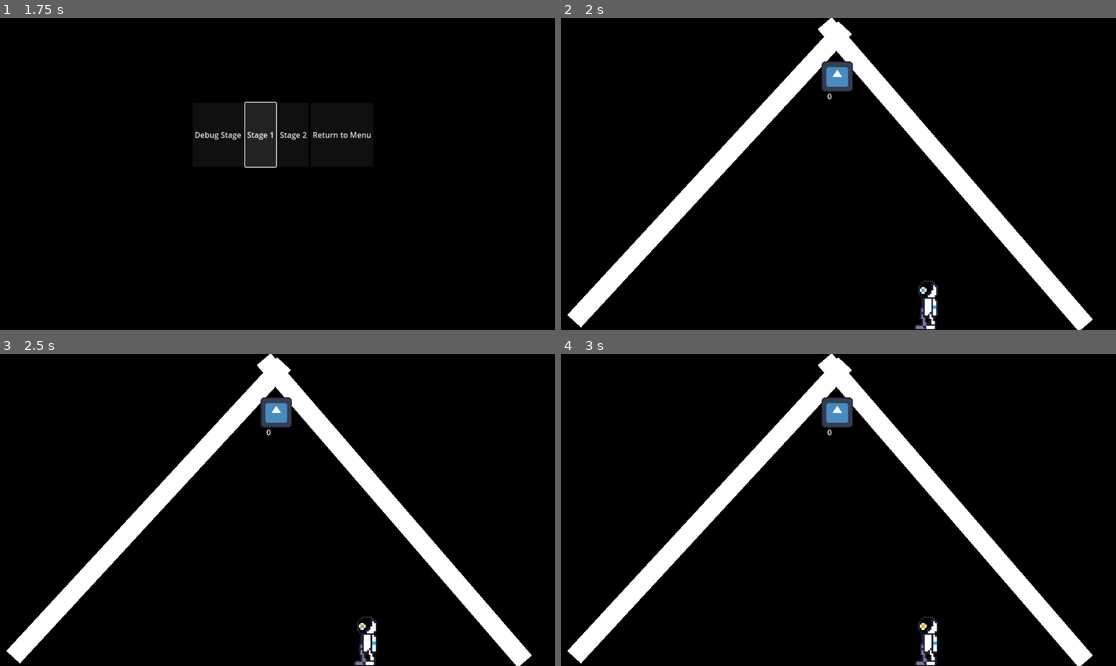
Above: before the commit, frames 1-4 (two rows, left to right).
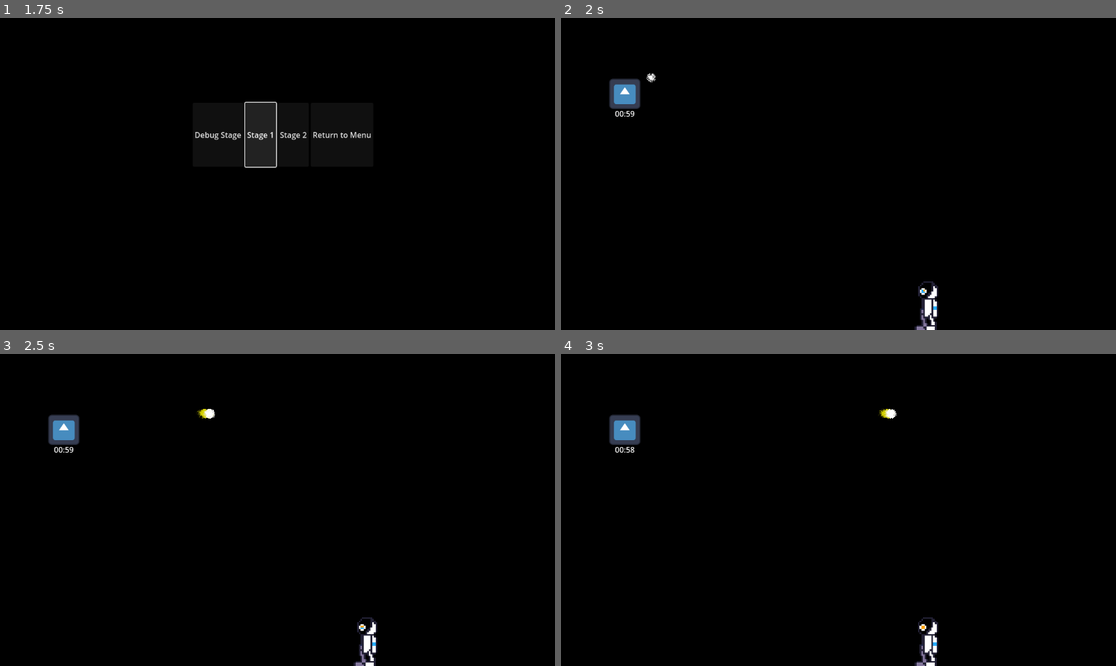
Above: after the commit, the same moments.

Repository: VincentVanJoey/SpringJam2025
Game: Godot game, scene res://Menu Scenes/Menu.tscn
Same seed, same stepped clock (60 frames per second), same inputs: the game is played once before the commit and once after it. The engine's default icon, where the game draws it, is replaced by a stand-in: a white triangle on a blue panel in a dark square.
Inputs:
- Up to frame 1 (1.75 s): click "Start" at 0.5 s; click "Stage 1" at 1.25 s
- Up to frame 2 (2 s): no input
- Up to frame 3 (2.5 s): hold Up (ui_up) from 2.03 s (still down)
- Up to frame 4 (3 s): keep holding Up (ui_up)

Frame 1 is identical in both runs. In frame 2, 9.9% of the frame differs, in the area x 1-96%, y 0-100%; in frame 3, 9.9%; in frame 4, 9.9%.

Commit message:
timer fixes

Diff:
--- a/ricochet/Character/drone.gd
+++ b/ricochet/Character/drone.gd
@@ -8,10 +8,20 @@
 
 const SPEED = 500.0
 
-var parent = get_parent()
+var parent = null
 
 func _ready():
+	parent = get_node("..")
 	configure_level_type()
+
+# Called every frame. 'delta' is the elapsed time since the previous frame.
+func _process(_delta: float) -> void:
+	timer_label.text = format_time(level_timer.time_left)
+
+	if level_timer.time_left == 0:
+		print("over")
+
+	pass
 
 func configure_level_type():
 
@@ -24,9 +34,9 @@
 	if parent:
 		match parent.name:  # Assuming parent node names represent different levels
 			"Level1":
-				level_timer.wait_time = 60000
+				level_timer.wait_time = 60
 				level_timer.start()
-				fire_projectile(Vector2.DOWN)
+				fire_projectile(position)
 				pass
 			"Level2":
 				pass
@@ -38,19 +48,14 @@
 		print("We fucked up somewhere")
 
 # Function to instantiate and fire a projectile
-func fire_projectile(direction: Vector2):
+func fire_projectile(bul_position: Vector2):
 	if bullet_scene:
 		var projectile := bullet_scene.instantiate()
-		projectile.position = position  # Start at the turret's position
-		#TODO - set fire direction and or speed
-		#shit
-		get_parent().add_child(projectile)  # Add projectile to the level scene
+		projectile.position = bul_position  # Start at the turret's positiona
+		projectile.velocity = Vector2.LEFT * 500
+		get_parent().add_child.call_deferred(projectile)  # Add projectile to the level scene
 
-# Called every frame. 'delta' is the elapsed time since the previous frame.
-func _process(delta: float) -> void:
-	timer_label.text = str(level_timer.time_left)
-
-	if level_timer.time_left == 0:
-		print("over")
-
-	pass
+func format_time(seconds: float) -> String:
+	var minutes = int(seconds) / 60
+	var remaining_seconds = int(seconds) % 60
+	return "%02d:%02d" % [minutes, remaining_seconds]
--- a/ricochet/Character/drone.tscn
+++ b/ricochet/Character/drone.tscn
@@ -1,10 +1,12 @@
-[gd_scene load_steps=3 format=3 uid="uid://thi17svak5nr"]
+[gd_scene load_steps=4 format=3 uid="uid://thi17svak5nr"]
 
 [ext_resource type="Script" path="res://Character/drone.gd" id="1_ru6ae"]
+[ext_resource type="PackedScene" uid="uid://1wr7k5ipce27" path="res://Character/Bullet.tscn" id="2_3pmg4"]
 [ext_resource type="Texture2D" uid="uid://bmyxe7fp1hop3" path="res://icon.svg" id="2_jo3fw"]
 
 [node name="Node2D" type="Node2D" node_paths=PackedStringArray("timer_label", "level_timer")]
 script = ExtResource("1_ru6ae")
+bullet_scene = ExtResource("2_3pmg4")
 timer_label = NodePath("timer_label")
 level_timer = NodePath("level_timer")
 
@@ -14,6 +16,7 @@
 texture = ExtResource("2_jo3fw")
 
 [node name="level_timer" type="Timer" parent="."]
+one_shot = true
 
 [node name="timer_label" type="Label" parent="."]
 offset_left = 11.0
--- a/ricochet/Levels/Level1.tscn
+++ b/ricochet/Levels/Level1.tscn
@@ -7,10 +7,7 @@
 [sub_resource type="RectangleShape2D" id="RectangleShape2D_l1sf2"]
 size = Vector2(1154, 22.75)
 
-[sub_resource type="RectangleShape2D" id="RectangleShape2D_u7ldq"]
-size = Vector2(1183, 59)
-
-[node name="Level" type="Node"]
+[node name="Level1" type="Node"]
 
 [node name="PlayerGuy" parent="." instance=ExtResource("2_7g606")]
 position = Vector2(762, 595)
@@ -18,7 +15,7 @@
 collision_mask = 3
 
 [node name="StaticBody2D" type="StaticBody2D" parent="."]
-position = Vector2(985, 197)
+position = Vector2(985, 199)
 
 [node name="CollisionShape2D" type="CollisionShape2D" parent="StaticBody2D"]
 position = Vector2(-409, 461.625)
@@ -28,39 +25,5 @@
 
 [node name="PauseMenu" parent="CanvasLayer" instance=ExtResource("3_07ysp")]
 
-[node name="Floor" type="StaticBody2D" parent="."]
-position = Vector2(-296, 322)
-rotation = -0.825541
-scale = Vector2(0.7, 0.7)
-
-[node name="CollisionShape2D" type="CollisionShape2D" parent="Floor"]
-position = Vector2(583.5, 640.5)
-shape = SubResource("RectangleShape2D_u7ldq")
-debug_color = Color(0.815686, 0.321569, 0.631373, 0.419608)
-
-[node name="ColorRect" type="ColorRect" parent="Floor"]
-offset_left = -10.0
-offset_top = 610.0
-offset_right = 1175.0
-offset_bottom = 665.0
-metadata/_edit_use_anchors_ = true
-
-[node name="Floor2" type="StaticBody2D" parent="."]
-position = Vector2(747, 925)
-rotation = -2.28289
-scale = Vector2(0.7, 0.7)
-
-[node name="CollisionShape2D" type="CollisionShape2D" parent="Floor2"]
-position = Vector2(583.5, 640.5)
-shape = SubResource("RectangleShape2D_u7ldq")
-debug_color = Color(0.815686, 0.321569, 0.631373, 0.419608)
-
-[node name="ColorRect" type="ColorRect" parent="Floor2"]
-offset_left = -10.0
-offset_top = 610.0
-offset_right = 1175.0
-offset_bottom = 665.0
-metadata/_edit_use_anchors_ = true
-
 [node name="Node2D" parent="." instance=ExtResource("3_fh615")]
-position = Vector2(542, 89)
+position = Vector2(101, 125)
Not shown: 1 places in ricochet/Levels/Level1.tscn that only renumber resources
